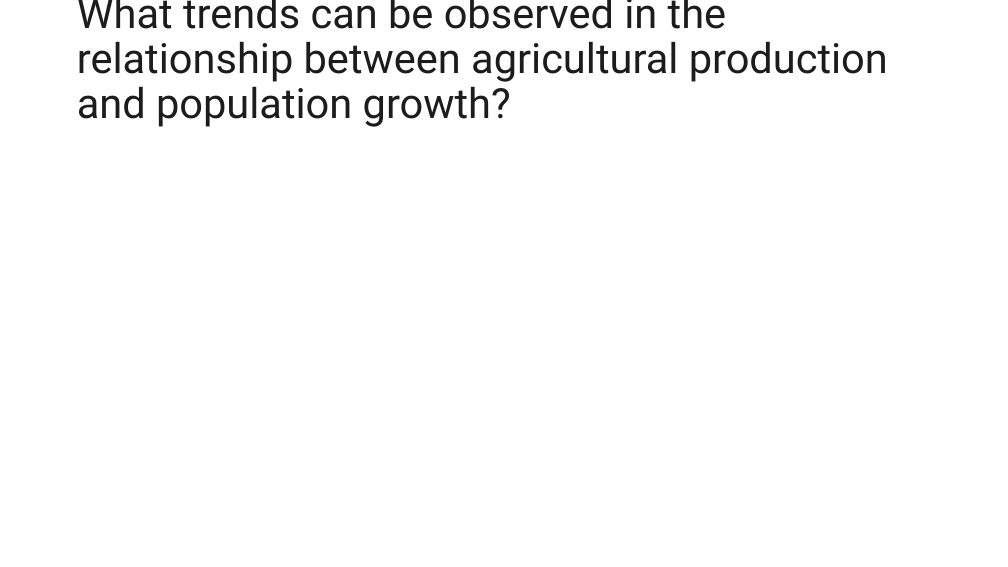
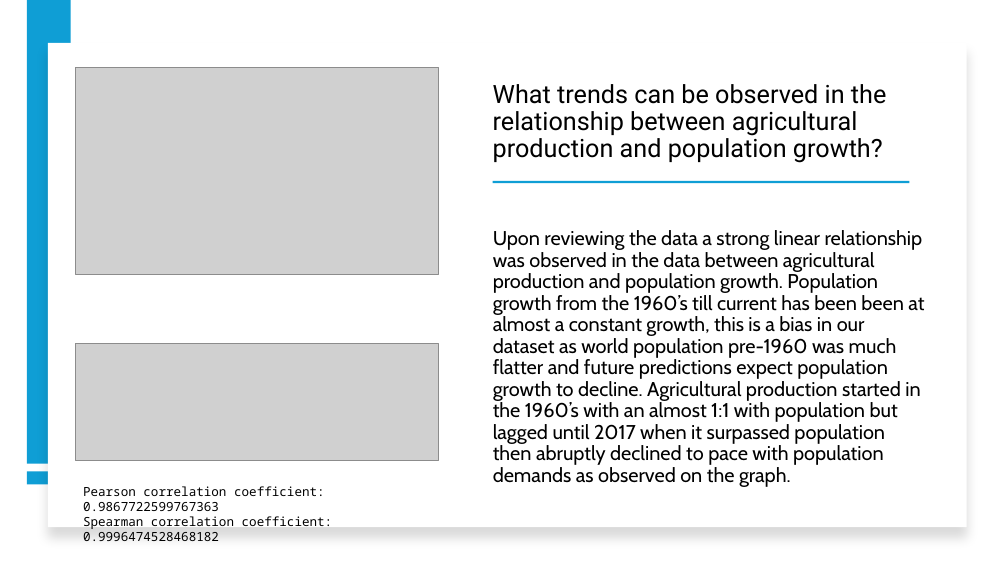
Before and after one commit to Corey-Holton/Project1, a slide deck: slide 26 of Corey/Group Project.pptx (slide 24 before the commit). Drawn at 1008x567 pixels with LibreOffice and Linux fonts; fonts in the diff are those of the drawing; grey boxes stand for pictures. Boxes give left, top, right and bottom in pixels: in the first picture for what was removed or moved away, otherwise in the second. Text is boxed around its words. In the diff, an @@ line names an element or a change of style, - is before the commit and + after.

```diff
--- a/Corey/Group Project.pptx
+++ b/Corey/Group Project.pptx
@@ rectangle added at [27, 0, 71, 464], fill #0F9ED5 @@
@@ rectangle added at [48, 43, 966, 528], fill #FFFFFF @@
@@ picture added at [76, 67, 439, 274] @@
@@ title "What trends can be observed ...": place and size @@
-title "What trends can be observed ..." at [77, 0, 888, 127]
+title "What trends can be observed ..." at [493, 84, 886, 163]
@@ title "What trends can be observed ..." at [493, 84, 886, 163]: size 39.6 to 24 pt, text colour #1D1C1D to #000000; vertical alignment middle to bottom @@
@@ rectangle added at [493, 181, 910, 183], fill #0F9ED5 @@
@@ text added at [493, 230, 924, 487], 19 pt, text #000000 @@
+Upon reviewing the data a strong linear relationship was observed in the data between agricultural production and population growth. Population growth from the 1960’s till current has been been at almost a constant growth, this is a bias in our dataset as world population pre-1960 was much flatter and future predictions expect population growth to decline. Agricultural production started in the 1960’s with an almost 1:1 with population but lagged until 2017 when it surpassed population then abruptly declined to pace with population demands as observed on the graph.
@@ picture added at [76, 344, 439, 461] @@
@@ rectangle added at [27, 471, 71, 484], fill #0F9ED5 @@
@@ text added at [83, 486, 333, 541], 12 pt, text #000000 @@
+Pearson correlation coefficient: 0.9867722599767363
+Spearman correlation coefficient: 0.9996474528468182
```
Also in this commit, not shown: 1 other slide changed, 3 slides added, 1 slide removed, 1 other file.
